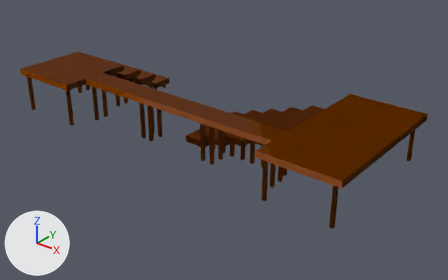
What one commit did to the COLLADA model data/staircases_koroibot.dae.
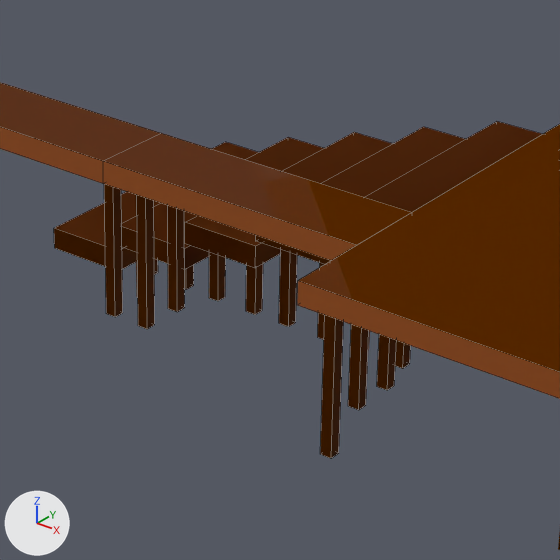
The first picture shows the older version from a camera (50 mm lens) standing at (5.03, -4.91, 3.45) and looking at (0.53, 0.72, -0.03). The close-ups show both versions on the part from 38% to 74% of the width and 25% to 82% of the height of that picture; other places that the commit changed are outside them. The lights are fixed; the arrows at lower left show +X, +Y and +Z. The close-ups show mesh edges as thin lines. Where no turn or scale is listed for an object, it has been applied to the vertices.

The scene before the commit, as lines of its bpy script (objects in view):
```python
me_node = bpy.data.meshes.new('node')
me_node.from_pydata(...)  # a box spanning x 0.0..0.3, y -0.5..0.5, z 0.0..0.08
me_node.materials.append(mat_material)  # orange #cc6600
me_node_005 = bpy.data.meshes.new('node.005')
me_node_005.from_pydata(...)  # a box spanning x 0.0..0.04, y -0.02..0.02, z 0.0..0.22
me_node_005.materials.append(mat_material)  # orange #cc6600
me_node_006 = bpy.data.meshes.new('node.006')
me_node_006.from_pydata(...)  # a box spanning x 0.0..0.04, y -0.02..0.02, z 0.0..0.32
me_node_006.materials.append(mat_material)  # orange #cc6600
me_node_008 = bpy.data.meshes.new('node.008')
me_node_008.from_pydata(...)  # a box spanning x 0.0..0.04, y -0.02..0.02, z 0.0..0.52
me_node_008.materials.append(mat_material)  # orange #cc6600
ob_node_004 = bpy.data.objects.new('node.004', me_node)
ob_node_004.location = (1.45, 0.8, 0.42)
ob_node_023 = bpy.data.objects.new('node.023', me_node_005)
ob_node_023.location = (1.06, 0.39, 0.0)
ob_node_024 = bpy.data.objects.new('node.024', me_node_005)
ob_node_024.location = (0.9, 0.39, 0.0)
ob_node_027 = bpy.data.objects.new('node.027', me_node_006)
ob_node_027.location = (1.36, 0.39, 0.0)
ob_node_028 = bpy.data.objects.new('node.028', me_node_006)
ob_node_028.location = (1.2, 0.39, 0.0)
ob_node_035 = bpy.data.objects.new('node.035', me_node_008)
ob_node_035.location = (1.8, -0.21, 0.0)
ob_node_038 = bpy.data.objects.new('node.038', me_node_008)
ob_node_038.location = (0.84, 0.08, 0.0)
ob_node_039 = bpy.data.objects.new('node.039', me_node_008)
ob_node_039.location = (0.84, 0.24, 0.0)
ob_node_041 = bpy.data.objects.new('node.041', me_node_008)
ob_node_041.location = (0.7, 0.08, 0.0)
# also in view: 'node.040' at (1.72, 0.24, 0.26); 'node.003' at (1.3, 0.8, 0.36); 'node.007' at (0.25, 0.15, 0.56); 'node.006' at (1.25, 0.15, 0.56); 'node.002' at (1.0, 0.8, 0.26)
```
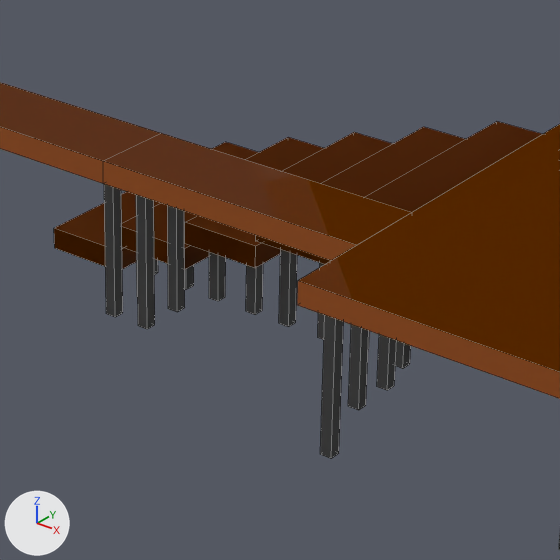
Changed parts and their boxes [x1, y1, x2, y2] in the close-ups (560 x 560 px):
'node.035', recoloured
    both: [320, 315, 343, 458]
'node.038', recoloured
    both: [137, 195, 155, 329]
'node.041', recoloured
    both: [104, 184, 123, 317]
'node.039', recoloured
    both: [168, 206, 185, 312]
'node.037', recoloured
    both: [348, 325, 369, 410]
'node.028', recoloured
    both: [279, 249, 297, 327]
'node.040', recoloured
    both: [377, 335, 396, 390]
'node.023', recoloured
    both: [246, 264, 263, 315]
'node.024', recoloured
    both: [209, 252, 226, 301]
'node.027', recoloured
    both: [318, 263, 325, 340]

Edits to the bpy script that builds the scene:
```text
Add mat_material_gray:
    mat_material_gray = principled_material('Material-gray')
    mat_material_gray.base_color = (0.604, 0.604, 0.604)  # light grey #cccccc
    mat_material_gray.roughness = 0.9
Change me_node_005:
    where me_node_005.from_pydata(...)  # 8 vertices, 6 faces; spans x 0.0..0.04, y -0.02..0.02, z 0.0..0.22
    remove me_node_005.materials.append(mat_material)  # orange #cc6600
    add me_node_005.materials.append(mat_material_gray)  # light grey #cccccc
Change me_node_006:
    where me_node_006.from_pydata(...)  # 8 vertices, 6 faces; spans x 0.0..0.04, y -0.02..0.02, z 0.0..0.32
    remove me_node_006.materials.append(mat_material)  # orange #cc6600
    add me_node_006.materials.append(mat_material_gray)  # light grey #cccccc
Change me_node_008:
    where me_node_008.from_pydata(...)  # 8 vertices, 6 faces; spans x 0.0..0.04, y -0.02..0.02, z 0.0..0.52
    remove me_node_008.materials.append(mat_material)  # orange #cc6600
    add me_node_008.materials.append(mat_material_gray)  # light grey #cccccc
```
